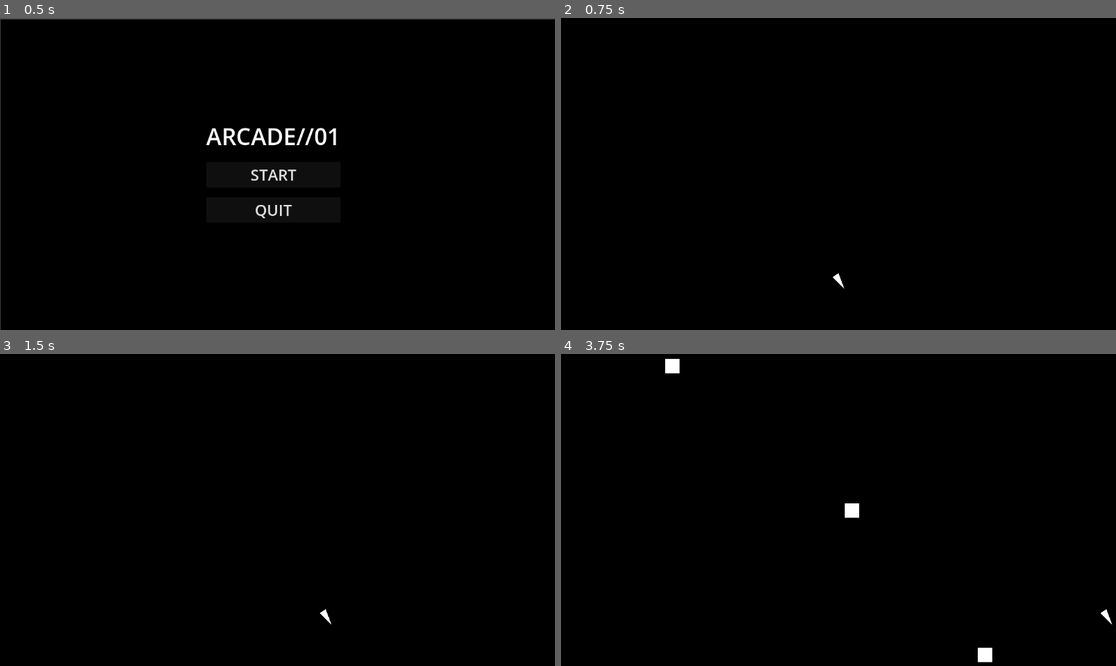
Above: before the commit, frames 1-4 (two rows, left to right).
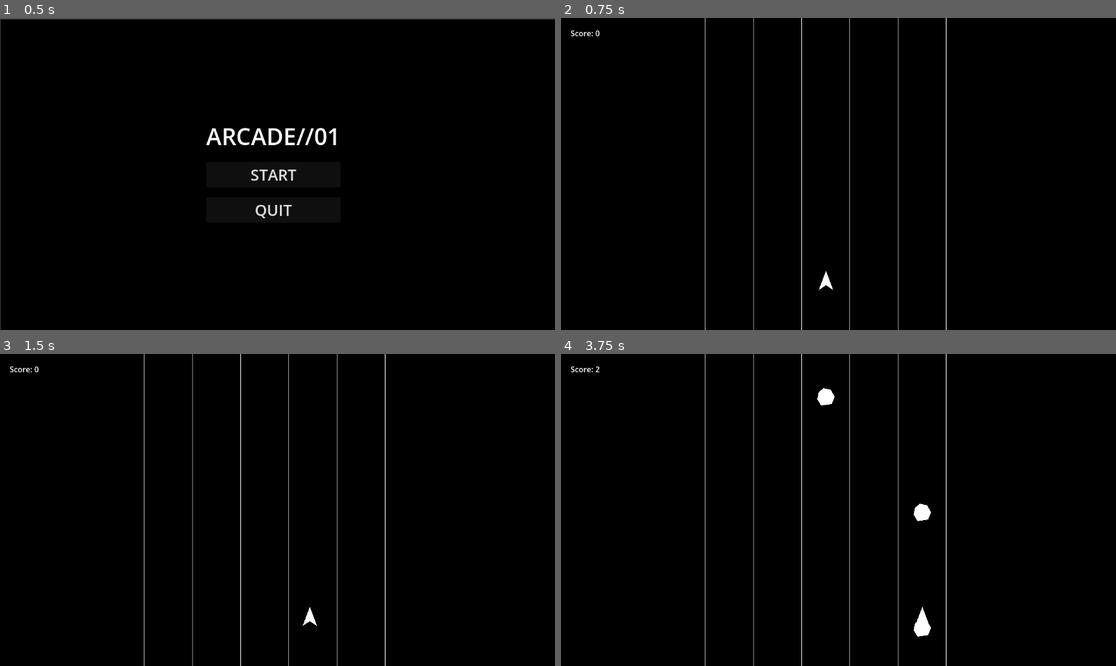
Above: after the commit, the same moments.

Repository: ksaicharan0047j-dot/Arcade_01
Game: Godot game, scene res://scenes/main_menu.tscn
Two runs of this game, one before a commit and one after it. Both use one fixed random seed, a clock stepped at 60 frames per second and the inputs below.
Inputs (mouse positions are in pixels of both pictures, inside the frame that each line leads up to):
- Up to frame 1 (0.5 s): no input
- Up to frame 2 (0.75 s): click "START" at 0.5 s
- Up to frame 3 (1.5 s): tap Enter at 1.25 s; move the mouse to (399, 494) at 1.27 s; hold Right (ui_right) from 1.28 s (still down); tap Alt at 1.35 s; click (399, 494) at 1.42 s
- Up to frame 4 (3.75 s): move the mouse to (727, 525) at 2.02 s; release Right (ui_right) at 2.03 s; hold Down 2.03-2.78 s; tap Shift at 2.1, 3.6 s; move the mouse to (894, 441) at 2.77 s; hold Right (ui_right) 2.78-3.53 s; tap Alt at 2.85 s; move the mouse to (810, 572) at 3.52 s; hold Up from 3.53 s (still down); click (810, 572) at 3.67 s

Frame 1 is identical in both runs. In frame 2, 1.0% of the frame differs, in the area x 1-70%, y 0-100%; in frame 3, 1.0%; in frame 4, 1.8%, in the area x 1-100%, y 0-100%.

Commit message:
added asteroid dogger game

Diff:
--- a/project.godot
+++ b/project.godot
@@ -15,6 +15,10 @@
 config/features=PackedStringArray("4.6", "Forward Plus")
 config/icon="res://icon.svg"
 
+[autoload]
+
+GameData="*uid://dma28i0kbnonr"
+
 [editor_plugins]
 
 enabled=PackedStringArray("res://addons/godot_super-wakatime/plugin.cfg")
--- a/scenes/asteroid.tscn
+++ b/scenes/asteroid.tscn
@@ -6,6 +6,7 @@
 size = Vector2(10, 10)
 
 [node name="Asteroid" type="Area2D" unique_id=570122986]
+collision_layer = 2
 script = ExtResource("1_63rky")
 
 [node name="CollisionShape2D" type="CollisionShape2D" parent="." unique_id=2057661376]
--- a/scenes/asteroid_void.tscn
+++ b/scenes/asteroid_void.tscn
@@ -5,18 +5,35 @@
 
 [sub_resource type="RectangleShape2D" id="RectangleShape2D_doa1l"]
 
+[sub_resource type="RectangleShape2D" id="RectangleShape2D_micwl"]
+
 [node name="AsteroidVoid" type="Node2D" unique_id=1683339110]
 script = ExtResource("1_doa1l")
 
 [node name="Player" type="CharacterBody2D" parent="." unique_id=57134695]
 position = Vector2(576, 550)
+collision_mask = 2
 script = ExtResource("1_7u8xr")
 
 [node name="CollisionShape2D" type="CollisionShape2D" parent="Player" unique_id=1889984678]
 shape = SubResource("RectangleShape2D_doa1l")
 
+[node name="Hitbox" type="Area2D" parent="Player" unique_id=1613073342]
+collision_mask = 2
+
+[node name="CollisionShape2D" type="CollisionShape2D" parent="Player/Hitbox" unique_id=2106471196]
+shape = SubResource("RectangleShape2D_micwl")
+
 [node name="SpawnTimer" type="Timer" parent="." unique_id=310595212]
 process_callback = 0
 autostart = true
 
+[node name="ScoreLabel" type="Label" parent="." unique_id=1087134683]
+offset_left = 20.0
+offset_top = 20.0
+offset_right = 60.0
+offset_bottom = 43.0
+text = "Score: 0"
+
+[connection signal="area_entered" from="Player/Hitbox" to="Player" method="_on_hitbox_area_entered"]
 [connection signal="timeout" from="SpawnTimer" to="." method="_on_spawn_timer_timeout"]
--- /dev/null
+++ b/scenes/game_over.tscn
@@ -0,0 +1,62 @@
+[gd_scene format=3 uid="uid://y5mt6g5n4627"]
+
+[ext_resource type="Script" uid="uid://djo0kvomaa771" path="res://scripts/game_over.gd" id="1_xeevv"]
+
+[node name="GameOver" type="Control" unique_id=1202122123]
+layout_mode = 3
+anchors_preset = 0
+offset_right = 40.0
+offset_bottom = 40.0
+script = ExtResource("1_xeevv")
+
+[node name="ColorRect" type="ColorRect" parent="." unique_id=1990545222]
+layout_mode = 1
+anchors_preset = 15
+anchor_right = 1.0
+anchor_bottom = 1.0
+offset_right = 1117.0
+offset_bottom = 615.0
+grow_horizontal = 2
+grow_vertical = 2
+color = Color(0, 0, 0, 1)
+
+[node name="VBoxContainer" type="VBoxContainer" parent="." unique_id=349389186]
+layout_mode = 1
+anchors_preset = -1
+anchor_right = 28.875002
+anchor_bottom = 16.344
+offset_left = 456.0
+offset_top = 41.0
+offset_right = -423.00012
+offset_bottom = -63.76001
+theme_override_constants/separation = 20
+alignment = 1
+
+[node name="GameOverLabel" type="Label" parent="VBoxContainer" unique_id=455709611]
+layout_mode = 2
+theme_override_font_sizes/font_size = 48
+text = "GAME OVER"
+
+[node name="ScoreLabel" type="Label" parent="VBoxContainer" unique_id=1146496407]
+layout_mode = 2
+theme_override_font_sizes/font_size = 32
+text = "Score: 0"
+
+[node name="HighScoreLabel" type="Label" parent="VBoxContainer" unique_id=1794707826]
+layout_mode = 2
+theme_override_font_sizes/font_size = 32
+text = "Best: 0"
+
+[node name="RestartButton" type="Button" parent="VBoxContainer" unique_id=1682681048]
+layout_mode = 2
+theme_override_font_sizes/font_size = 25
+text = "RESTART"
+
+[node name="MenuButton" type="Button" parent="VBoxContainer" unique_id=858524937]
+layout_mode = 2
+theme_override_font_sizes/font_size = 25
+text = "MAIN MENU
+"
+
+[connection signal="pressed" from="VBoxContainer/RestartButton" to="." method="_on_restart_button_pressed"]
+[connection signal="pressed" from="VBoxContainer/MenuButton" to="." method="_on_menu_button_pressed"]
--- a/scripts/asteroid.gd
+++ b/scripts/asteroid.gd
@@ -9,9 +9,17 @@
 		queue_free()
 
 func _draw():
-	draw_rect(
-		Rect2(-15, -15, 30, 30),
-		Color.WHITE
+	draw_polygon(
+		[
+			Vector2(-15, -10),
+			Vector2(-5, -18),
+			Vector2(10, -15),
+			Vector2(18, 0),
+			Vector2(12, 15),
+			Vector2(-10, 18),
+			Vector2(-18, 5)
+		],
+		[Color.WHITE]
 	)
 
 func _ready():
--- a/scripts/asteroid_void.gd
+++ b/scripts/asteroid_void.gd
@@ -1,14 +1,41 @@
 extends Node2D
 
 var asteroid_scene = preload("res://scenes/Asteroid.tscn")
+var score := 0.0
+var survival_time := 0.0
 
+@onready var spawn_timer = $SpawnTimer
+@onready var score_label = $ScoreLabel
 func _ready():
 	RenderingServer.set_default_clear_color(Color.BLACK)
+	queue_redraw()
+
+func _process(delta):
+	score += delta
+	score_label.text = "Score: " + str(int(score))
+	survival_time += delta
+	if survival_time > 60:
+		spawn_timer.wait_time = 0.20
+	elif survival_time > 30:
+		spawn_timer.wait_time = 0.35
+	elif survival_time > 15:
+		spawn_timer.wait_time = 0.50
+	else:
+		spawn_timer.wait_time = 0.80
 
 func _on_spawn_timer_timeout():
 
 	var asteroid = asteroid_scene.instantiate()
 
-	asteroid.position = Vector2(randf_range(20, 1130), -30)
+	var lanes = [350,450,550,650,750]
+	asteroid.position = Vector2(lanes[randi() % 5], -30)
 
 	add_child(asteroid)
+func _draw():
+
+	draw_line(Vector2(300,0), Vector2(300,648), Color.WHITE)
+	draw_line(Vector2(400,0), Vector2(400,648), Color.WHITE)
+	draw_line(Vector2(500,0), Vector2(500,648), Color.WHITE)
+	draw_line(Vector2(600,0), Vector2(600,648), Color.WHITE)
+	draw_line(Vector2(700,0), Vector2(700,648), Color.WHITE)
+	draw_line(Vector2(800,0), Vector2(800,648), Color.WHITE)
--- /dev/null
+++ b/scripts/game_data.gd
@@ -0,0 +1,4 @@
+extends Node
+
+var final_score := 0
+var high_score := 0
--- /dev/null
+++ b/scripts/game_over.gd
@@ -0,0 +1,14 @@
+extends Control
+
+func _ready():
+
+	$VBoxContainer/ScoreLabel.text = \
+		"Score: " + str(GameData.final_score)
+
+	$VBoxContainer/HighScoreLabel.text = \
+		"Best: " + str(GameData.high_score)
+func _on_restart_button_pressed():
+	get_tree().change_scene_to_file("res://scenes/asteroid_void.tscn")
+
+func _on_menu_button_pressed():
+	get_tree().change_scene_to_file("res://scenes/main_menu.tscn")
--- a/scripts/player.gd
+++ b/scripts/player.gd
@@ -2,21 +2,38 @@
 
 const SPEED := 500.0
 const SCREEN_WIDTH := 1152.0
+var lanes = [350.0, 450.0, 550.0, 650.0, 750.0]
+var current_lane = 2
+var target_x = 550.0
 
-func _physics_process(_delta):
-	velocity = Vector2.ZERO
-
-	if Input.is_action_pressed("ui_left"):
-		velocity.x -= SPEED
-
-	if Input.is_action_pressed("ui_right"):
-		velocity.x += SPEED
-
-	move_and_slide()
-	global_position.x = clamp(global_position.x, 20, SCREEN_WIDTH - 20)
+func _unhandled_input(event):
+	if event.is_action_pressed("ui_left"):
+		current_lane -= 1
+	if event.is_action_pressed("ui_right"):
+		current_lane += 1
+	current_lane = clamp(current_lane, 0, 4)
+	target_x = lanes[current_lane]
 
 func _draw():
-	draw_polygon([Vector2(0,-20), Vector2(-12, -12), Vector2(12, 12)],[Color.WHITE])
+
+	draw_polygon([Vector2(0,-25),Vector2(-15,15),Vector2(0,5),Vector2(15,15)],[Color.WHITE])
 
 func _ready():
+	position.x = lanes[current_lane]
+	target_x = position.x
 	queue_redraw()
+
+func _on_hitbox_area_entered(_area: Area2D) -> void:
+	game_over()
+
+func _physics_process(delta):
+	position.x = lerp(position.x, target_x, 12.0 * delta)
+
+func game_over():
+	Engine.time_scale = 0.3
+	await get_tree().create_timer(0.2).timeout
+	Engine.time_scale = 0.25
+	GameData.final_score = int(get_parent().score)
+	if GameData.final_score > GameData.high_score:
+		GameData.high_score = GameData.final_score
+	get_tree().change_scene_to_file("res://scenes/game_over.tscn")
Not shown, added: scripts/game_data.gd.uid
Not shown, added: scripts/game_over.gd.uid
